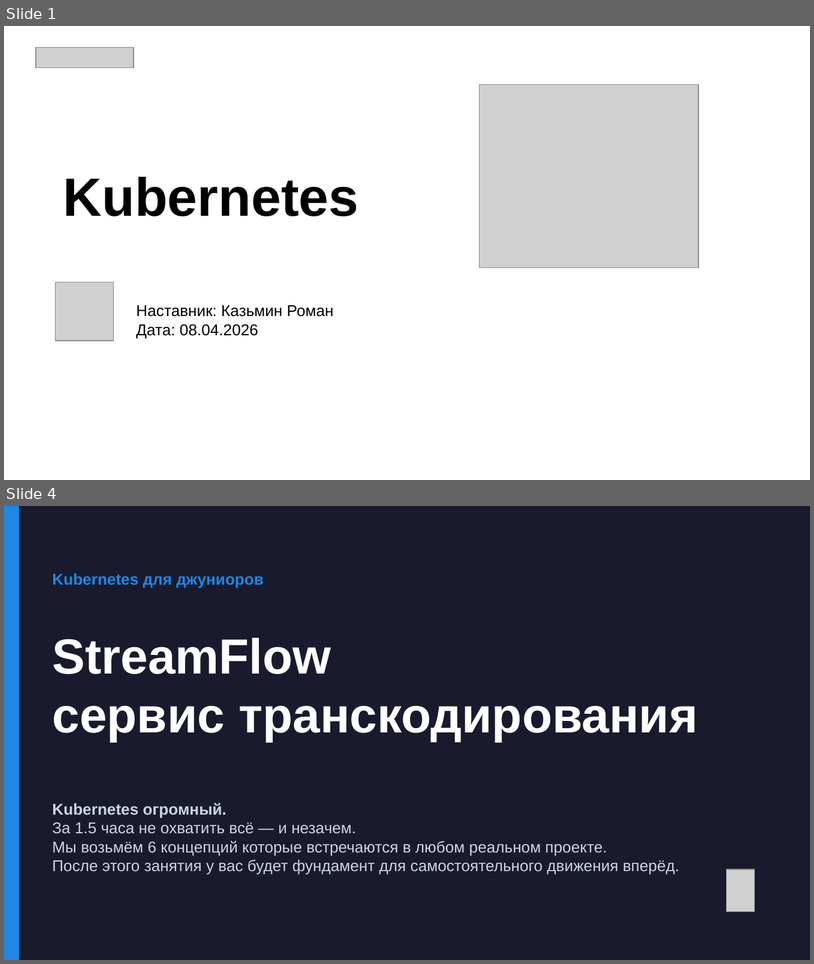
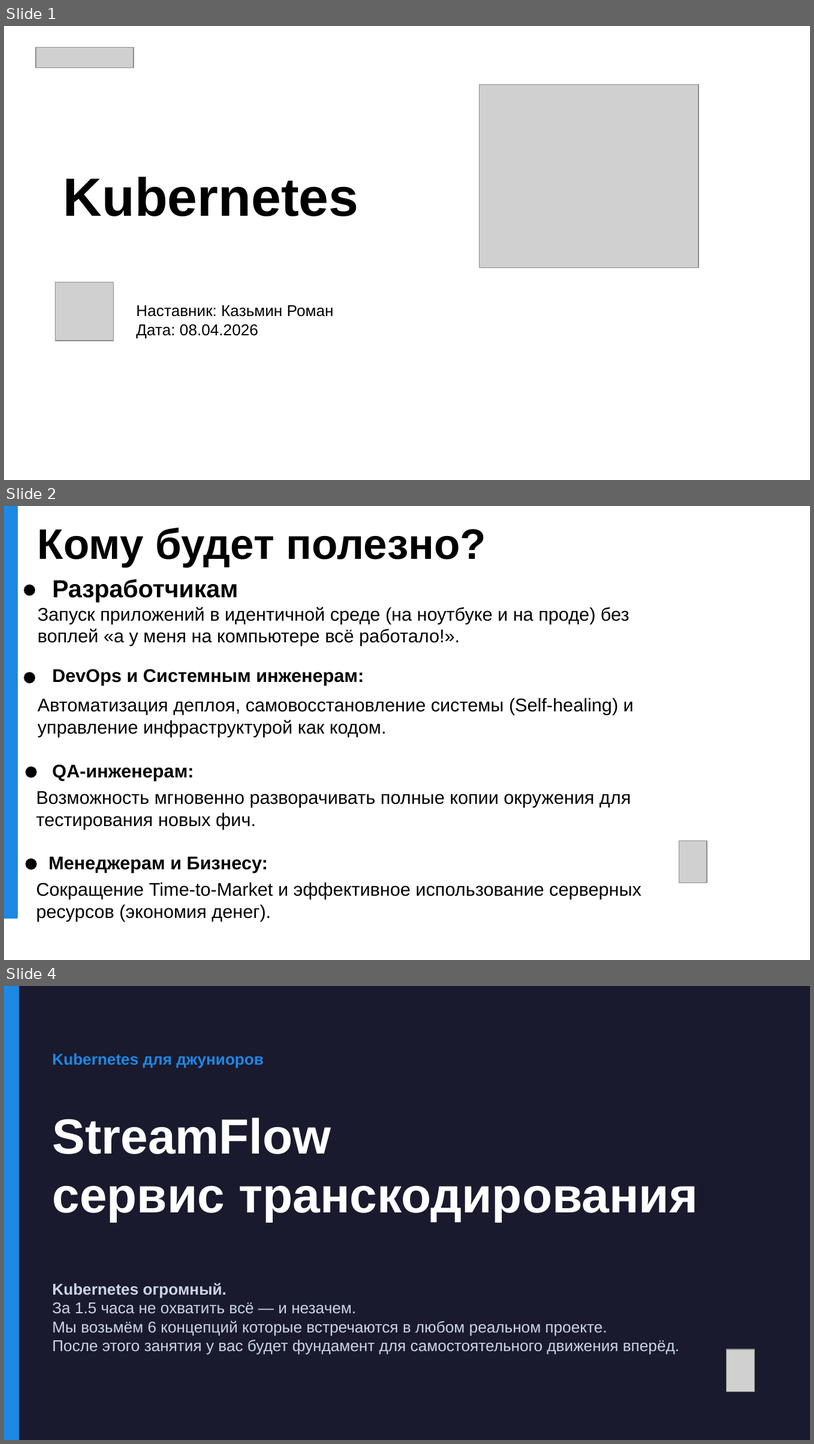
Before and after one commit to rkata-hexlet/webinars, a slide deck: k8s/streamflow_k8s_full.odp. Shown one above the other, each under a label of ours: slides 1 and 4 before the commit, slides 1, 2 and 4 after it; the slides between them are not shown. The pictures are 814x964 and 814x1444 pixels, drawn with LibreOffice and Linux fonts; fonts in the diff are those of the drawing; grey boxes stand for pictures. Boxes give left, top, right and bottom in pixels: in the first picture for what was removed or moved away, otherwise in the second. Text is boxed around its words. In the diff, an @@ line names an element or a change of style, - is before the commit and + after.

```diff
--- a/k8s/streamflow_k8s_full.odp
+++ b/k8s/streamflow_k8s_full.odp
@@ slide 2 added at (4,506,810,960), background #FFFFFF @@
@@ rectangle added at (4,506,17,917), fill #1E88E5, outline #1E88E5 0.99 pt @@
@@ text added at (38,528,486,567), 38 pt, text #000000, bold @@
+Кому будет полезно?
@@ ellipse added at (24,585,35,595), fill #000000, outline #000000 0.99 pt @@
@@ text added at (52,579,238,602), 22 pt, text #000000, bold @@
+Разработчикам
@@ text added at (38,607,630,646), 16.4 pt, text #000000 @@
+Запуск приложений в идентичной среде (на ноутбуке и на проде) без воплей «а у меня на компьютере всё работало!».
@@ ellipse added at (24,672,35,682), fill #000000, outline #000000 0.99 pt @@
@@ text added at (52,669,364,685), 16.4 pt, text #000000, bold @@
+DevOps и Системным инженерам:
@@ text added at (38,697,634,736), 16.4 pt, text #000000 @@
+Автоматизация деплоя, самовосстановление системы (Self-healing) и управление инфраструктурой как кодом.
@@ ellipse added at (26,766,36,777), fill #000000, outline #000000 0.99 pt @@
@@ text added at (52,764,194,781), 16.4 pt, text #000000, bold @@
+QA-инженерам:
@@ text added at (36,791,631,829), 16.4 pt, text #000000 @@
+Возможность мгновенно разворачивать полные копии окружения для тестирования новых фич.
@@ picture added at (679,841,707,883) @@
@@ ellipse added at (26,858,36,869), fill #000000, outline #000000 0.99 pt @@
@@ text added at (48,856,268,873), 16.4 pt, text #000000, bold @@
+Менеджерам и Бизнесу:
@@ text added at (36,882,642,921), 16.4 pt, text #000000 @@
+Сокращение Time-to-Market и эффективное использование серверных ресурсов (экономия денег).
```
Also in this commit, not shown: 6 slides changed, 1 slide removed, 16 other files.
